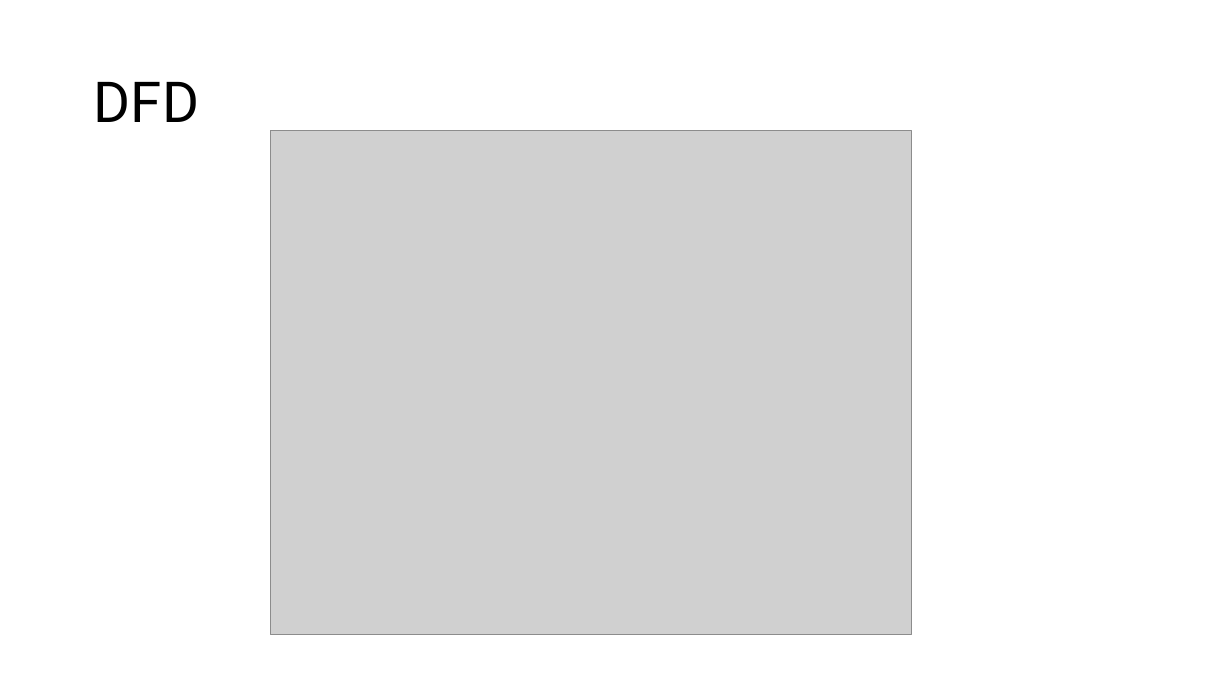
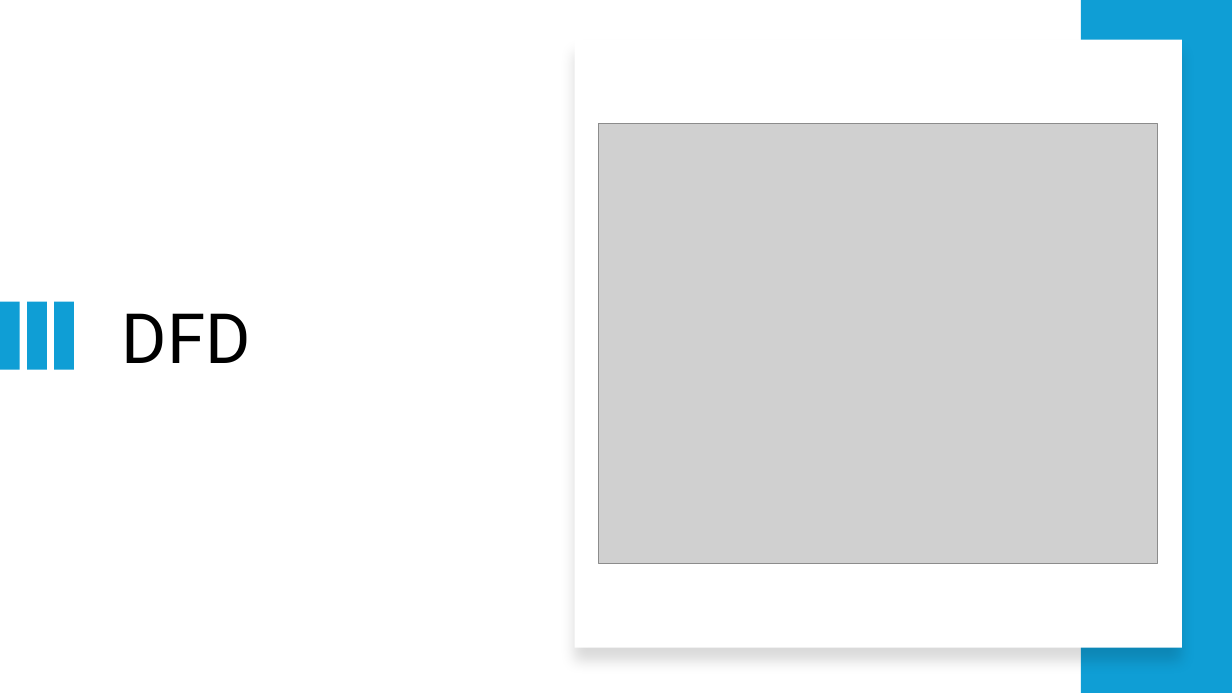
Before and after one commit to AbdulMateenzwl/Information-Retrieval, a slide deck: slide 14 of Assignment 1 (Document Search)/Report.pptx. Drawn at 1232x693 pixels with LibreOffice and Linux fonts; fonts in the diff are those of the drawing; grey boxes stand for pictures. Boxes give left, top, right and bottom in pixels: in the first picture for what was removed or moved away, otherwise in the second. Text is boxed around its words. In the diff, an @@ line names an element or a change of style, - is before the commit and + after.

```diff
--- a/Assignment 1 (Document Search)/Report.pptx
+++ b/Assignment 1 (Document Search)/Report.pptx
@@ rectangle added at bbox=[1081, 0, 1232, 693], fill #0F9ED5 @@
@@ rectangle added at bbox=[575, 40, 1182, 648], fill #FFFFFF @@
@@ picture: place and size @@
-picture at bbox=[271, 131, 912, 635]
+picture at bbox=[599, 124, 1158, 563]
@@ title "DFD": place and size @@
-title "DFD" at bbox=[94, 82, 199, 122]
+title "DFD" at bbox=[122, 313, 251, 363]
@@ title "DFD" at bbox=[122, 313, 251, 363]: size 44 to 54 pt; vertical alignment middle to top @@
@@ rectangle added at bbox=[0, 301, 19, 370], fill #0F9ED5 @@
@@ rectangle added at bbox=[27, 301, 46, 370], fill #0F9ED5 @@
@@ rectangle added at bbox=[55, 301, 74, 370], fill #0F9ED5 @@
```
Also in this commit, not shown: 9 other slides changed, 48 other files.
